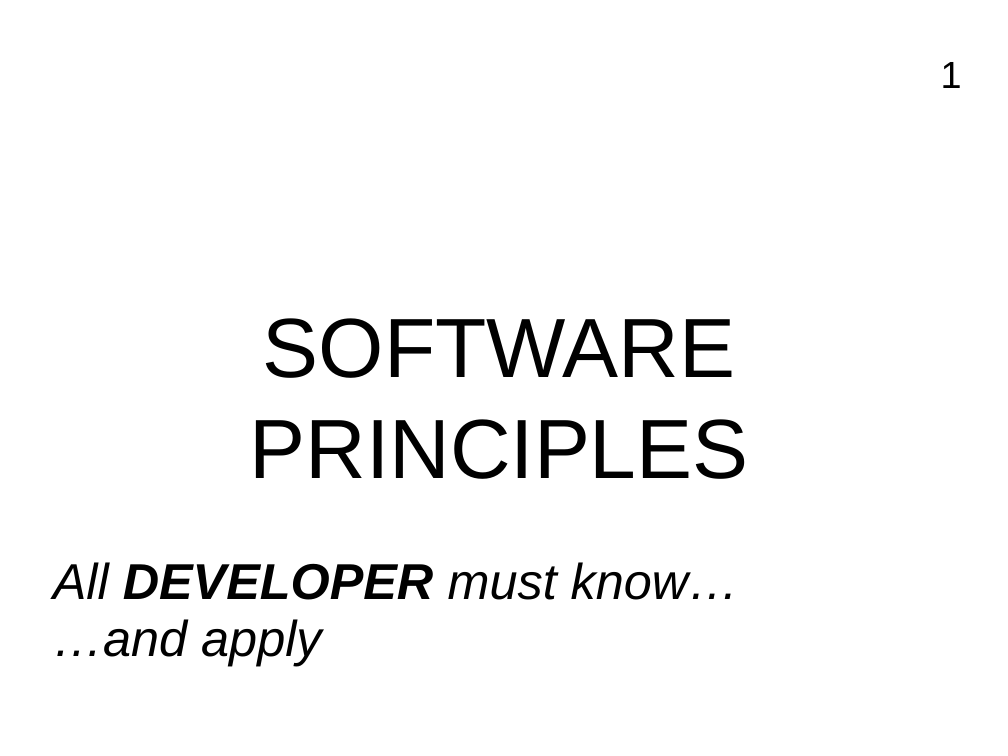
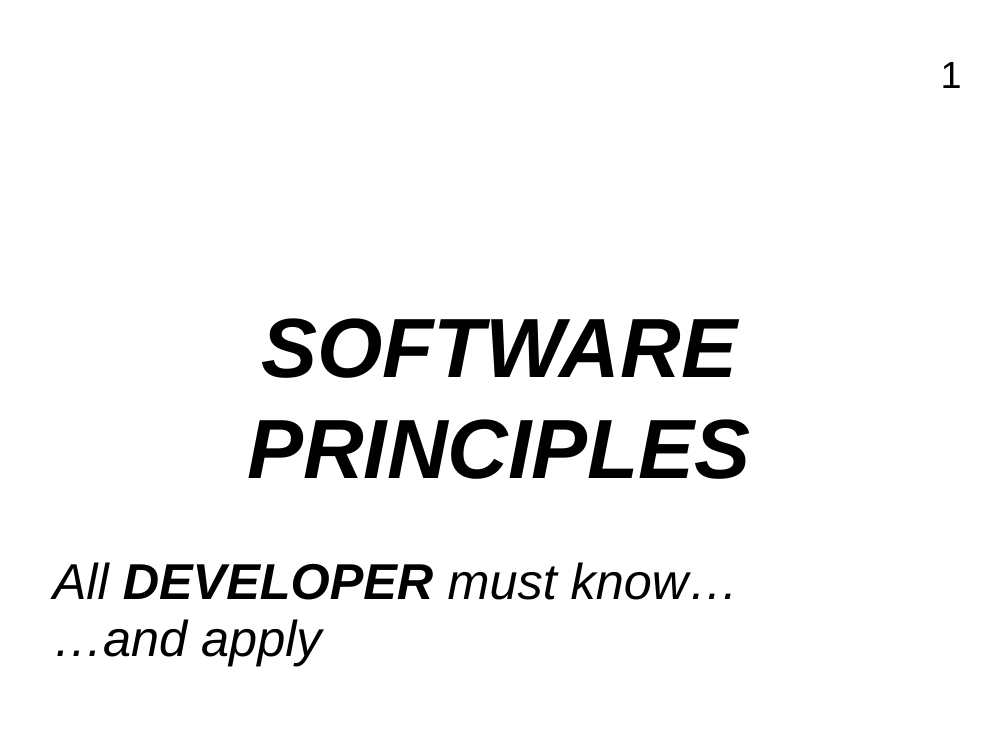
Before and after one commit to FrancoMelandri/SOLID, a slide deck: slide 1 of docs/solid.pptx. Drawn at 1008x756 pixels with LibreOffice and Linux fonts; fonts in the diff are those of the drawing. Boxes give left, top, right and bottom in pixels: in the first picture for what was removed or moved away, otherwise in the second. Text is boxed around its words. In the diff, an @@ line names an element or a change of style, - is before the commit and + after.

Commit message:
improving presentation formatting

```diff
--- a/docs/solid.pptx
+++ b/docs/solid.pptx
@@ text "SOFTWARE PRINCIPLES" at (x1=247, y1=318, x2=751, y2=479): bold on, italic on @@
```
Also in this commit, not shown: 2 other slides changed, 7 slides added.
